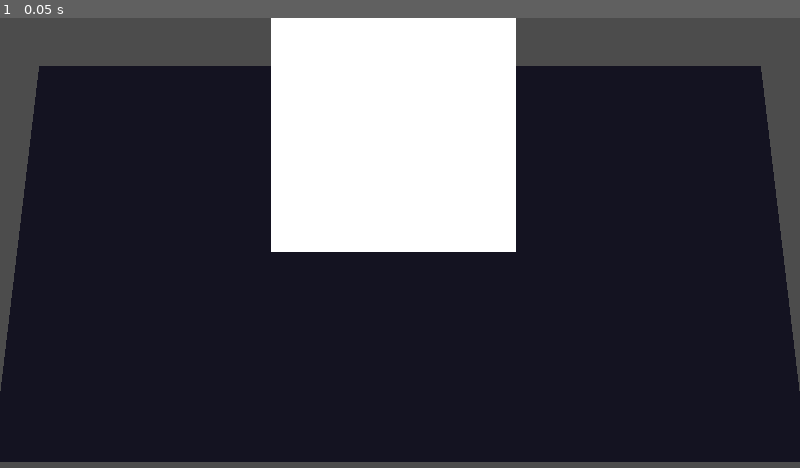
Above: before the commit, frame 1.
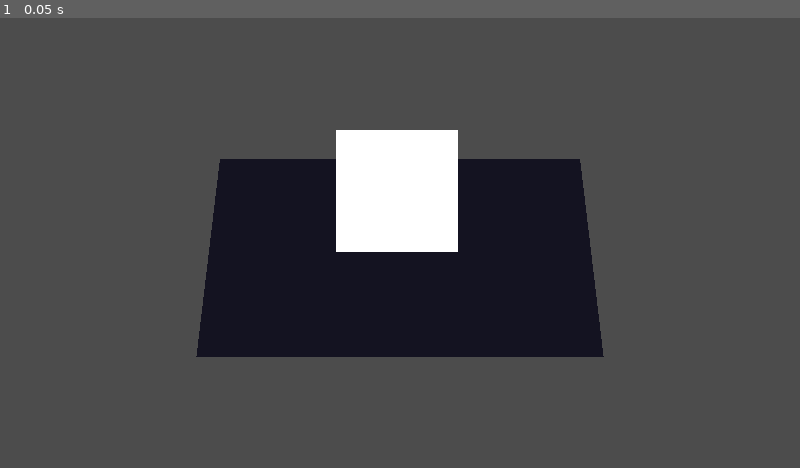
Above: after the commit, the same moment.

Repository: wzli/LittleFighterZ
Game: Godot game, scene res://test.tscn
The game is run twice, just before and just after one commit, with the same random seed, the same clock (stepped at 60 frames per second) and the same inputs.
Inputs:
- Up to frame 1 (0.05 s): no input

The runs differ from the first frame. In frame 1, 69% of the frame differs, in the area x 0-100%, y 0-99%.

Commit message:
changed player to dynamically load character

Diff:
--- a/little_fighter_z/logic/player.gd
+++ b/little_fighter_z/logic/player.gd
@@ -1,27 +1,35 @@
 extends Node
 
 export(int) var input_id := 0
-export(String) var player_name := "Player0"
+export(PackedScene) var character_scene := preload("res://characters/character.tscn")
+
+var character : Character
+
+func _ready():
+	character = character_scene.instance() as Character
+	add_child(character)
+
+func set_character(new_character_scene : PackedScene):
+	character.queue_free()
+	character_scene = new_character_scene
+	character = character_scene.instance() as Character
+	add_child(character)
 
 func _process(delta):
-	if not $Character:
-		return
-	$Character.velocity_request = Vector3.ZERO
+	character.velocity_request = Vector3.ZERO
 	if Input.is_action_pressed(str(input_id) + "_left"):
-		$Character.velocity_request.x -= 1
+		character.velocity_request.x -= 1
 	elif Input.is_action_pressed(str(input_id) + "_right"):
-		$Character.velocity_request.x += 1
+		character.velocity_request.x += 1
 	if Input.is_action_pressed(str(input_id) + "_up"):
-		$Character.velocity_request.z -= 1
+		character.velocity_request.z -= 1
 	elif Input.is_action_pressed(str(input_id) + "_down"):
-		$Character.velocity_request.z += 1
+		character.velocity_request.z += 1
 
 func _unhandled_key_input(event):
-	if not $Character:
-		return
 	if event.is_action_pressed(str(input_id) + "_attack"):
-		$Character.input_action(Character.Action.ATTACK)
+		character.input_action(Character.Action.ATTACK)
 	elif event.is_action_pressed(str(input_id) + "_defend"):
-		$Character.input_action(Character.Action.DEFEND)
+		character.input_action(Character.Action.DEFEND)
 	elif event.is_action_pressed(str(input_id) + "_jump"):
-		$Character.input_action(Character.Action.JUMP)
+		character.input_action(Character.Action.JUMP)
--- a/little_fighter_z/test.tscn
+++ b/little_fighter_z/test.tscn
@@ -1,8 +1,7 @@
-[gd_scene load_steps=6 format=2]
+[gd_scene load_steps=5 format=2]
 
 [ext_resource path="res://Camera.gd" type="Script" id=1]
 [ext_resource path="res://logic/player.tscn" type="PackedScene" id=2]
-[ext_resource path="res://characters/bandit/bandit.tscn" type="PackedScene" id=3]
 
 [sub_resource type="SpatialMaterial" id=1]
 albedo_color = Color( 0.239216, 0.227451, 0.419608, 1 )
@@ -15,7 +14,7 @@
 
 [node name="Camera" type="Camera" parent="."]
 transform = Transform( 1, 0, 0, 0, 1, 0, 0, 0, 1, 0, 18, 30 )
-fov = 5.0
+fov = 10.0
 script = ExtResource( 1 )
 
 [node name="TempFloor" type="MeshInstance" parent="."]
@@ -23,5 +22,3 @@
 material/0 = null
 
 [node name="Player" parent="." instance=ExtResource( 2 )]
-
-[node name="Character" parent="Player" instance=ExtResource( 3 )]
